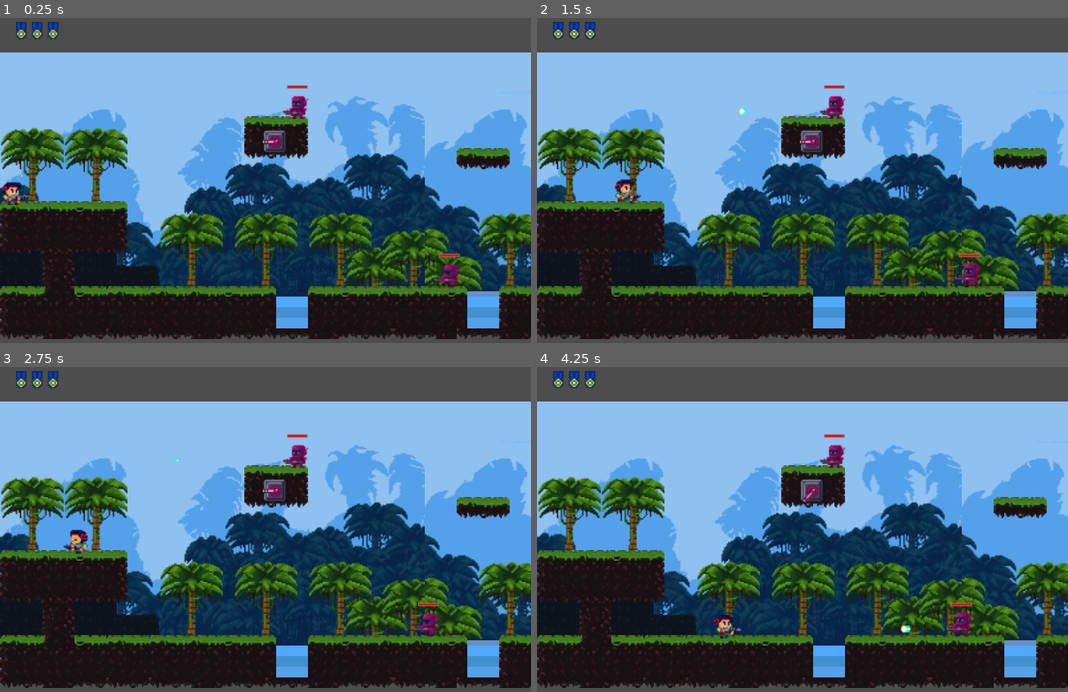
Above: before the commit, frames 1-4 (two rows, left to right).
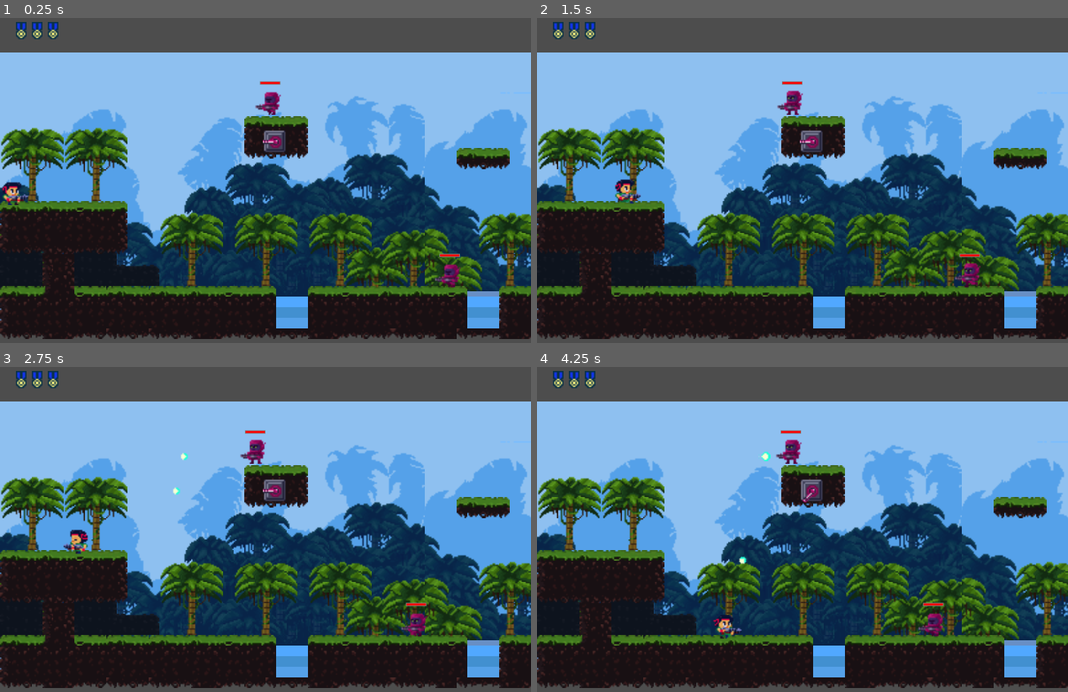
Above: after the commit, the same moments.

Repository: YugeCse/first-blood
Game: Godot game, scene res://scenes/tscns/main_scene.tscn
The game is run twice, just before and just after one commit, with the same random seed, the same clock (stepped at 60 frames per second) and the same inputs.
Inputs:
- Up to frame 1 (0.25 s): no input
- Up to frame 2 (1.5 s): hold Right (ui_right) from 0.53 s (still down)
- Up to frame 3 (2.75 s): release Right (ui_right) at 2.03 s; hold Left (ui_left) from 2.03 s (still down)
- Up to frame 4 (4.25 s): release Left (ui_left) at 2.78 s; hold Right (ui_right) from 2.78 s (still down)

The runs differ from the first frame. In frame 1, 0.6% of the frame differs, in the area x 48-87%, y 19-83%; in frame 2, 0.6%; in frame 3, 1.0%; in frame 4, 1.2%, in the area x 38-82%, y 19-83%.

Commit message:
#更新敌人的巡逻轨迹

Diff:
--- a/autoloads/enemy_state.gd
+++ b/autoloads/enemy_state.gd
@@ -5,7 +5,7 @@
 	## 禁止
 	idle,
 	## 巡逻
-	potral,
+	patrol,
 	## 追击
 	chase,
 	## 死亡
--- a/scenes/tscns/main_scene.tscn
+++ b/scenes/tscns/main_scene.tscn
@@ -2243,9 +2243,15 @@
 sources/1 = SubResource("TileSetAtlasSource_1rb06")
 sources/6 = SubResource("TileSetAtlasSource_qu1vm")
 
+[sub_resource type="Curve2D" id="Curve2D_icrl2"]
+_data = {
+"points": PackedVector2Array(0, 0, 0, 0, 0, 0, 0, 0, 0, 0, -34, 0, 0, 0, 0, 0, 0, 0)
+}
+point_count = 3
+
 [sub_resource type="Curve2D" id="Curve2D_hktbw"]
 _data = {
-"points": PackedVector2Array(0, 0, 0, 0, 0, 0, 0, 0, 0, 0, -55, 0, 0, 0, 0, 0, 0, 0)
+"points": PackedVector2Array(0, 0, 0, 0, 0, 0, 0, 0, 0, 0, -100, 0, 0, 0, 0, 0, 0, 0)
 }
 point_count = 3
 
@@ -2357,9 +2363,18 @@
 [node name="Turret" parent="Camera2D/EnemyContainer" instance=ExtResource("14_x4yan")]
 position = Vector2(207, 67)
 
-[node name="Enemy" parent="Camera2D/EnemyContainer" instance=ExtResource("16_hktbw")]
-position = Vector2(224, 39)
-patrol_speed = 500.0
+[node name="PatrolEnemyPath2D" type="Path2D" parent="Camera2D/EnemyContainer"]
+position = Vector2(224, 36)
+curve = SubResource("Curve2D_icrl2")
+
+[node name="PatrolEnemyPathFollow2D" type="PathFollow2D" parent="Camera2D/EnemyContainer/PatrolEnemyPath2D"]
+position = Vector2(-18.023495, 0)
+progress = 18.019999
+rotates = false
+
+[node name="Enemy" parent="Camera2D/EnemyContainer/PatrolEnemyPath2D/PatrolEnemyPathFollow2D" node_paths=PackedStringArray("patrol_path", "patrol_path_follow") instance=ExtResource("16_hktbw")]
+patrol_path = NodePath("../..")
+patrol_path_follow = NodePath("..")
 
 [node name="PatrolEnemy2Path2D" type="Path2D" parent="Camera2D/EnemyContainer"]
 position = Vector2(341, 166)
@@ -2369,7 +2384,6 @@
 rotates = false
 
 [node name="Enemy2" parent="Camera2D/EnemyContainer/PatrolEnemy2Path2D/PatrolEnemy2PathFollow2D" node_paths=PackedStringArray("patrol_path", "patrol_path_follow") instance=ExtResource("16_hktbw")]
-patrol_speed = 10.0
 patrol_path = NodePath("../..")
 patrol_path_follow = NodePath("..")
 
--- a/sprites/scripts/enemy.gd
+++ b/sprites/scripts/enemy.gd
@@ -68,25 +68,27 @@
 			.get_basename() != 'idle':
 			sprite.play('idle')
 		if not spy_player:
-			action = EnemyState.Action.potral
-	if action == EnemyState.Action.potral: #巡逻
-		potral(delta) #执行巡逻
+			action = EnemyState.Action.patrol
+	if action == EnemyState.Action.patrol: #巡逻
+		patrol(delta) #执行巡逻
 	elif action == EnemyState.Action.chase and spy_player: #追击玩家
 		chase() #执行追击
 
 ## 执行巡逻， 沿着一定的区域范围进行行走
-func potral(delta: float):
+func patrol(delta: float):
 	if not patrol_path or\
 		not patrol_path_follow:
 		sprite.play('idle')
 		sprite.flip_h = true if direction.x < 0 else false
 		return #没有设置巡逻路径，直接返回
 	sprite.play('run') #执行动画
-	if is_on_floor():
+	if is_on_floor(): #如果是在地板上，就不受重力作用
 		velocity.y = 0.0
 	else: velocity.y += 980.0 * delta
+	var patrol_progress = patrol_path_follow.progress_ratio
+	#print(name, '执行巡逻中...', patrol_progress)
 	patrol_path_follow.progress += patrol_speed * delta
-	sprite.flip_h = true if patrol_path_follow.progress <= 50.0 else false
+	sprite.flip_h = true if patrol_progress <= 0.5 else false
 
 ## 执行追击，这个过程会执行射击
 func chase():
--- a/sprites/tscns/enemy.tscn
+++ b/sprites/tscns/enemy.tscn
@@ -195,13 +195,12 @@
 }]
 
 [sub_resource type="CircleShape2D" id="CircleShape2D_ha57j"]
-radius = 160.0
+radius = 120.0
 
 [node name="Enemy" type="CharacterBody2D" node_paths=PackedStringArray("shoot_timer", "sprite", "collision_shape") groups=["Enemy"]]
 collision_layer = 8
 collision_mask = 19
 script = ExtResource("1_u2tar")
-patrol_speed = null
 shoot_timer = NodePath("ShootTimer")
 sprite = NodePath("AnimatedSprite")
 collision_shape = NodePath("CollisionShape")
@@ -213,6 +212,7 @@
 sprite_frames = SubResource("SpriteFrames_vnllh")
 animation = &"idle"
 autoplay = "idle"
+frame_progress = 0.3280302
 flip_h = true
 
 [node name="DetectorArea2D" type="Area2D" parent="."]
@@ -220,6 +220,7 @@
 
 [node name="CollisionShape2D" type="CollisionShape2D" parent="DetectorArea2D"]
 shape = SubResource("CircleShape2D_ha57j")
+debug_color = Color(0, 0.6, 0.69803923, 0.08627451)
 
 [node name="MoveTimer" type="Timer" parent="."]
 
--- a/sprites/tscns/player.tscn
+++ b/sprites/tscns/player.tscn
@@ -236,7 +236,7 @@
 size = Vector2(16, 21)
 
 [sub_resource type="CircleShape2D" id="CircleShape2D_l7xvl"]
-radius = 100.0
+radius = 30.0
 
 [node name="Player" type="CharacterBody2D" groups=["Player"]]
 collision_mask = 2
--- a/sprites/tscns/turret.tscn
+++ b/sprites/tscns/turret.tscn
@@ -140,7 +140,7 @@
 size = Vector2(18, 18)
 
 [sub_resource type="CircleShape2D" id="CircleShape2D_qyvr6"]
-radius = 200.0
+radius = 160.0
 
 [node name="Turret" type="StaticBody2D" groups=["Enemy"]]
 collision_layer = 4
Not shown: 1 places in scenes/tscns/main_scene.tscn that only renumber resources
